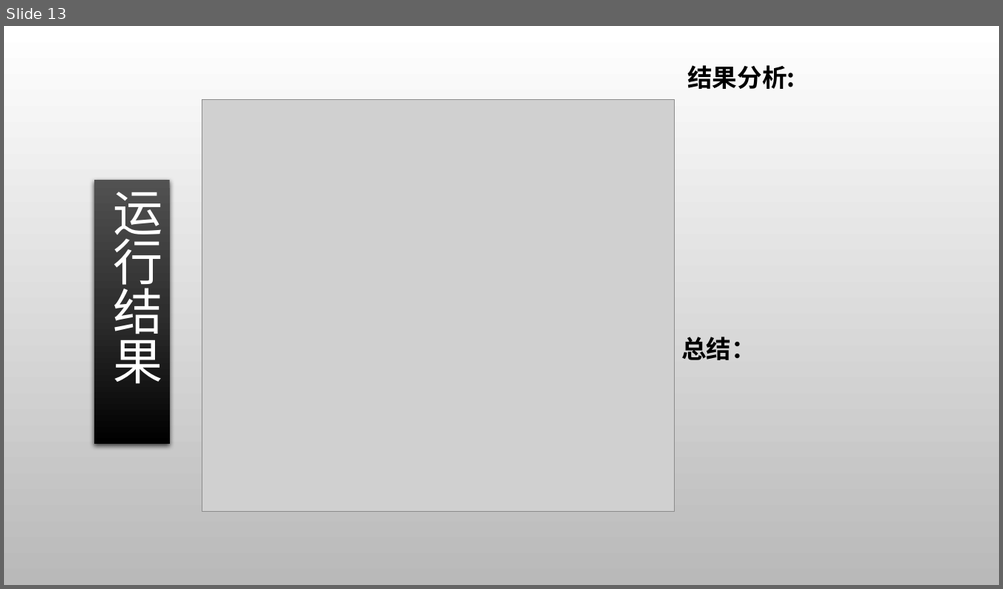
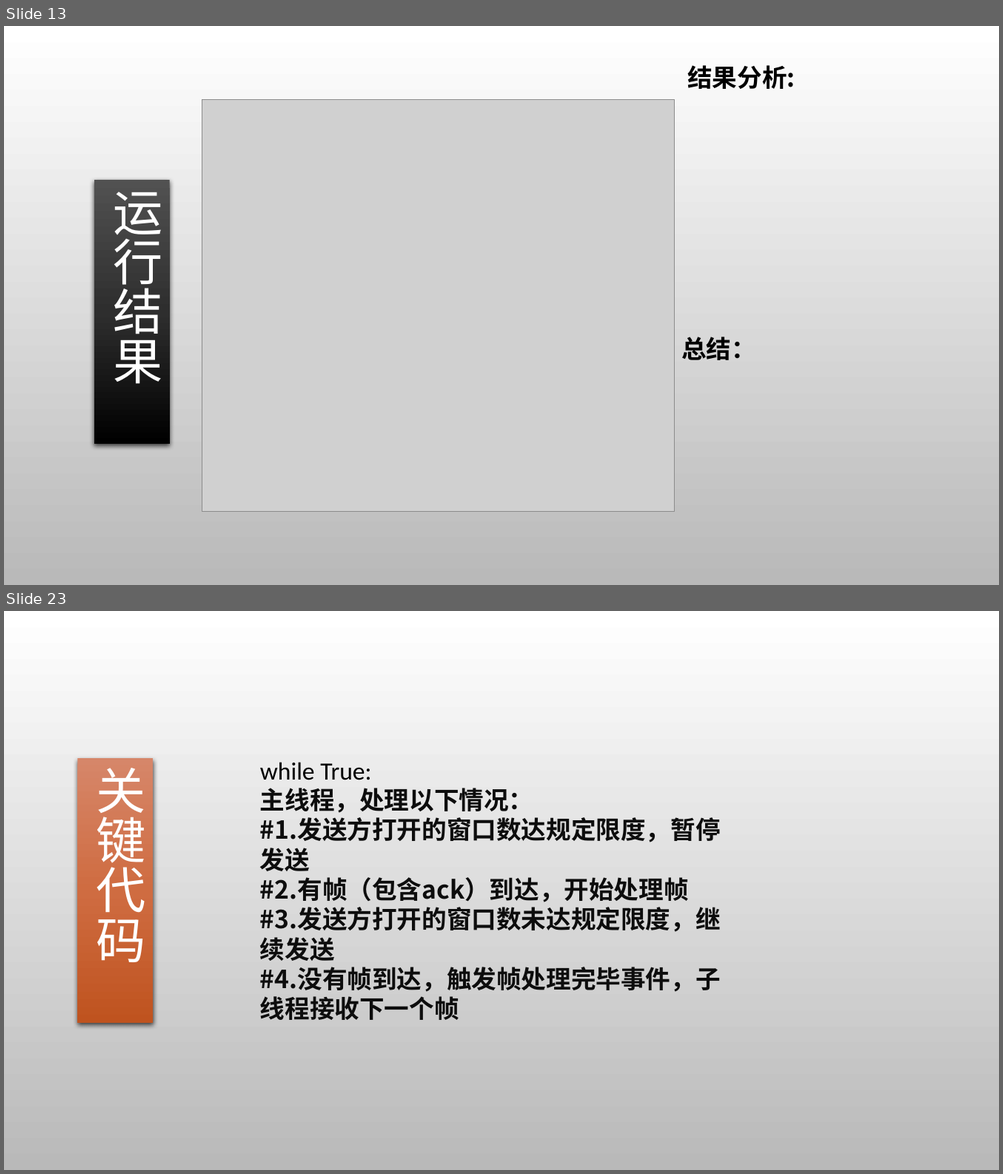
Before and after one commit to Tim-xiaofan/computer_network, a slide deck: python/ppt/ppt-chapter3.pptx. Shown one above the other, each under a label of ours: slide 13 before the commit, slides 13 and 23 after it; the slides between them are not shown. The pictures are 1003x589 and 1003x1174 pixels, drawn with LibreOffice and Linux fonts; fonts in the diff are those of the drawing; grey boxes stand for pictures; background and template pictures are left out. Boxes give left, top, right and bottom in pixels: in the first picture for what was removed or moved away, otherwise in the second. Text is boxed around its words. In the diff, an @@ line names an element or a change of style, - is before the commit and + after.

```diff
--- a/python/ppt/ppt-chapter3.pptx
+++ b/python/ppt/ppt-chapter3.pptx
@@ slide 23 added at (4, 611, 999, 1170), background picture (left out) @@
@@ rectangle added at (78, 759, 153, 1023), fill gradient #D68669 to #CF6C42 to #C0541F, 48 pt, text #FFFFFF @@
+关键代码
@@ text added at (260, 762, 720, 1020), 24 pt, text #0D0D0D, bold @@
+while True:
+主线程，处理以下情况：
+#1.发送方打开的窗口数达规定限度，暂停发送
+#2.有帧（包含ack）到达，开始处理帧
+#3.发送方打开的窗口数未达规定限度，继续发送
+#4.没有帧到达，触发帧处理完毕事件，子线程接收下一个帧
```
Also in this commit, not shown: 16 other slides added.
